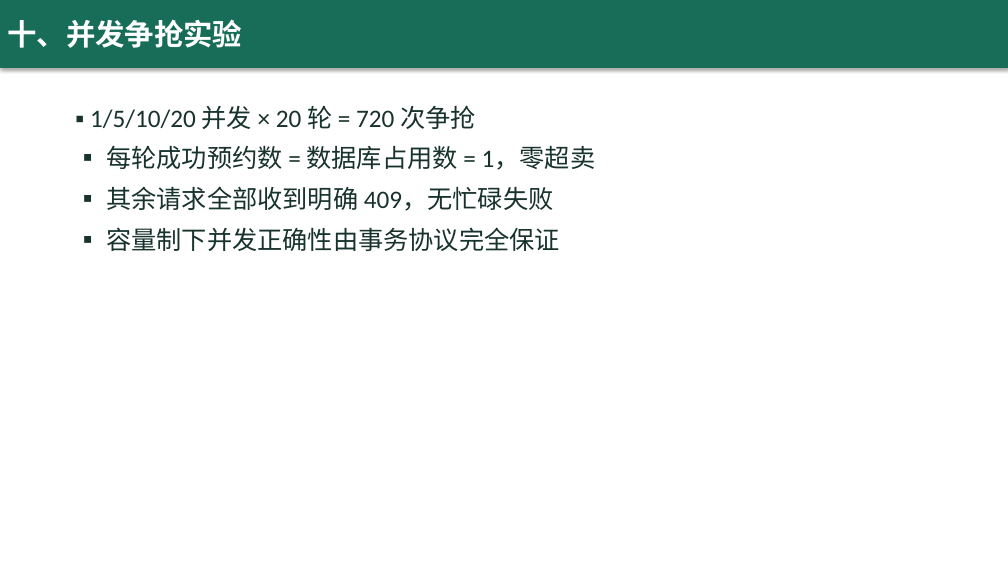
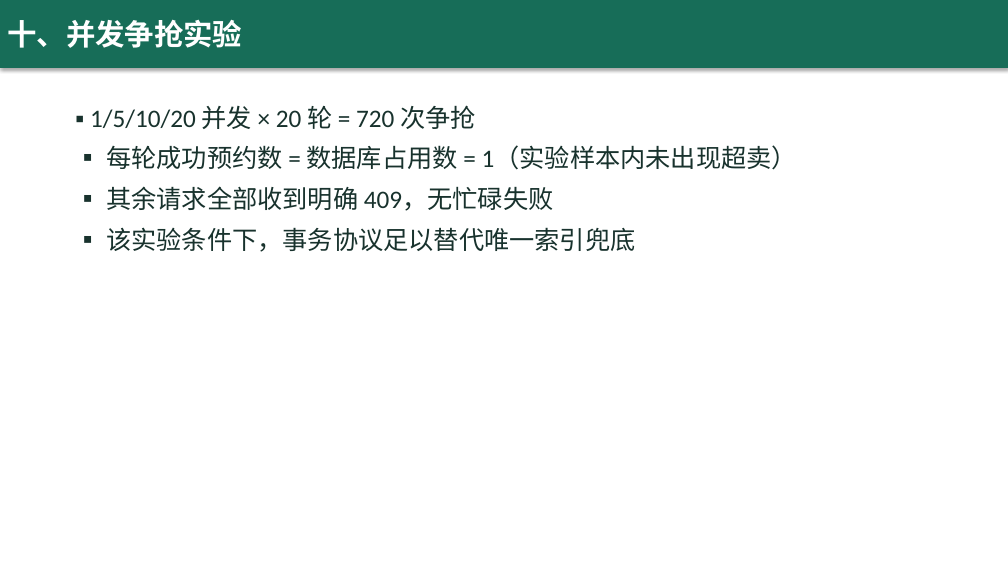
Before and after one commit to yq6666-66/lab-booking-system, a slide deck: slide 11 of docs/thesis/答辩演示.pptx. Drawn at 1008x567 pixels with LibreOffice and Linux fonts; fonts in the diff are those of the drawing. Boxes give left, top, right and bottom in pixels: in the first picture for what was removed or moved away, otherwise in the second. Text is boxed around its words. In the diff, an @@ line names an element or a change of style, - is before the commit and + after.

```diff
--- a/docs/thesis/答辩演示.pptx
+++ b/docs/thesis/答辩演示.pptx
@@ text at box(106, 145, 797, 170): text changed @@
-▪ 每轮成功预约数 = 数据库占用数 = 1，零超卖
+▪ 每轮成功预约数 = 数据库占用数 = 1（实验样本内未出现超卖）
@@ text at box(106, 227, 635, 252): text changed @@
-▪ 容量制下并发正确性由事务协议完全保证
+▪ 该实验条件下，事务协议足以替代唯一索引兜底
```
Also in this commit, not shown: 6 other slides changed, 9 other files.
